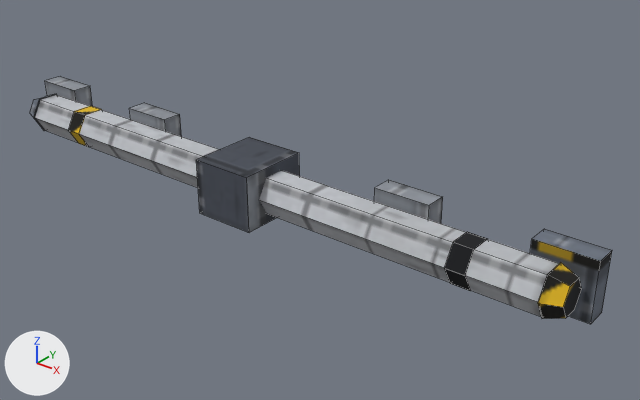
The OBJ model tenebris-rs/assets/models/ship_thrust_spar.obj as it was, and as the next commit left it.
Camera for both pictures: a 50 mm lens placed at (4.98, -5.22, 3.31), pointed at (0.53, 0.35, -0.14). Lighting does not change. The marker at lower left points along +X, +Y and +Z. The first picture is the older version. Mesh edges are drawn as thin lines. Where no turn or scale is listed for an object, it has been applied to the vertices.

In view in the first picture: 'caps', 'mounts', 'root', 'spar', 'stripe'.
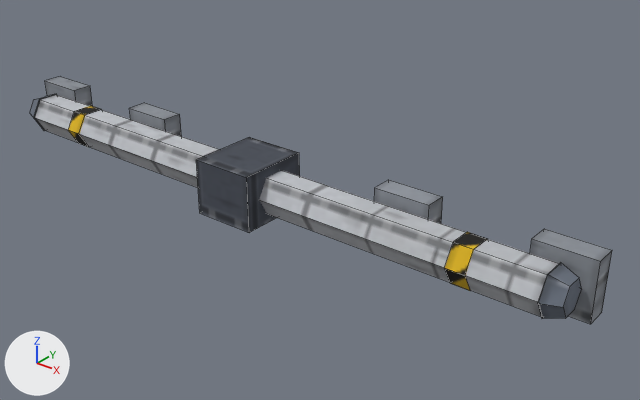
Pixel boxes (x1, y1, x2, y2) of what changed, in the pictures (640 x 400 px; the box of a moved part takes in the faces that stretch with it):
part 1 of me_caps, surface changed
    both: (31, 102, 581, 319)
part 2 of me_mounts, surface changed
    both: (45, 77, 612, 324)
part 3 of me_root, moved or reshaped
    both: (197, 137, 298, 177)
part 4 of me_root, surface changed
    both: (197, 153, 299, 233)
part 5 of me_stripe, surface changed
    both: (68, 106, 482, 291)

The change in detail:
me_caps has 24 vertices, 16 faces and spans x -3.06..3.06, y -0.21..0.21, z -0.18..0.18.
me_caps is used by ob_caps; location (0.0, 0.0, 0.0).
me_caps part 1: texture (UV) coordinates of 16 of 16 faces, centred in x -3.06..3.06, y -0.14..0.14, z -0.16..0.16, changed; they spanned u 0.31..0.81, v 0.24..0.27 and now span u 0.01..0.51, v 0.24..0.27.
me_mounts has 32 vertices, 24 faces and spans x -3.16..3.16, y 0.16..0.36, z -0.26..0.26.
me_mounts is used by ob_mounts; location (0.0, 0.0, 0.0).
me_mounts part 2: 24 kept faces spanning x -3.16..3.16, y 0.16..0.36, z -0.26..0.26 get new texture (UV) coordinates.
me_root has 8 vertices, 6 faces and spans x -0.3..0.3, y -0.34..0.34, z -0.26..0.26.
me_root is used by ob_root; location (0.0, 0.0, 0.0).
Verts and faces of me_root; kept vertices keep their numbers, new ones are numbered from 8.
Before the commit, vertices of me_root: 0 (-0.3, 0.34, -0.26), 1 (0.3, 0.34, -0.26), 2 (-0.3, 0.34, 0.26) at pixel (249, 137), 3 (0.3, 0.34, 0.26) at pixel (299, 152), 4 (-0.3, -0.34, -0.26) at pixel (199, 213).
Before the commit, vertices of me_root: 5 (0.3, -0.34, -0.26) at pixel (249, 232), 6 (-0.3, -0.34, 0.26) at pixel (196, 159), 7 (0.3, -0.34, 0.26) at pixel (246, 177).
Part 3, on me_root:
Faces deleted: (0, 1, 3, 2), (4, 6, 7, 5), (0, 4, 5, 1), (2, 3, 7, 6), (0, 2, 6, 4), (1, 5, 7, 3).
New faces: (0, 2, 3, 1), (4, 5, 7, 6), (0, 1, 5, 4), (2, 6, 7, 3), (0, 4, 6, 2), (1, 3, 7, 5).
me_root part 4: 3 kept faces spanning x -0.3..0.3, y -0.34..0.34, z -0.26..0.26 get new texture (UV) coordinates.
me_stripe has 24 vertices, 16 faces and spans x -2.32..2.32, y -0.2..0.2, z -0.18..0.18.
me_stripe is used by ob_stripe; location (0.0, 0.0, 0.0).
me_stripe part 5: texture (UV) coordinates of 16 of 16 faces, centred in x -2.32..2.32, y -0.15..0.15, z -0.18..0.18, changed; they spanned u 0.01..0.52, v 0.16..0.2 and now span u 0.01..0.77, v 0.18..0.27.
